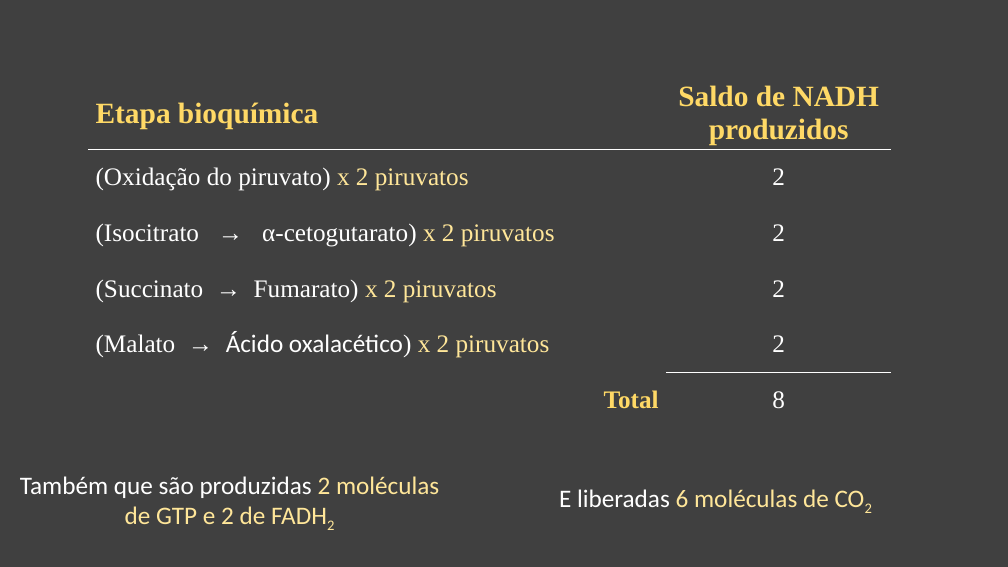
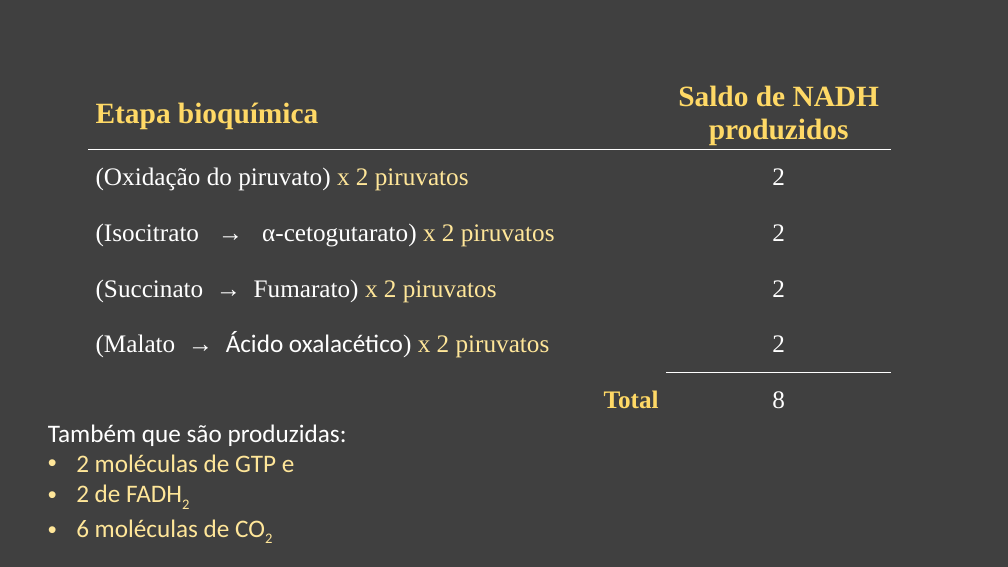
Before and after one commit to daniloasdotcom/Bioquimica-com-Danilo, a slide deck: slide 30 of static/aulas/ciclo_de_krebs.pptx (slide 21 before the commit). Drawn at 1008x567 pixels with LibreOffice and Linux fonts; fonts in the diff are those of the drawing. Boxes give left, top, right and bottom in pixels: in the first picture for what was removed or moved away, otherwise in the second. Text is boxed around its words. In the diff, an @@ line names an element or a change of style, - is before the commit and + after.

```diff
--- a/static/aulas/ciclo_de_krebs.pptx
+++ b/static/aulas/ciclo_de_krebs.pptx
@@ text at [48,424,347,537]: text changed @@
-Também que são produzidas 2 moléculas de GTP e 2 de FADH2
+Também que são produzidas:
+• 2 moléculas de GTP e
+• 2 de FADH2
+• 6 moléculas de CO2
@@ text removed at [559,489,829,507] @@
-E liberadas 6 moléculas de CO2
```
Also in this commit, not shown: 9 other slides changed, 11 slides added, 2 slides removed, 25 other files.
